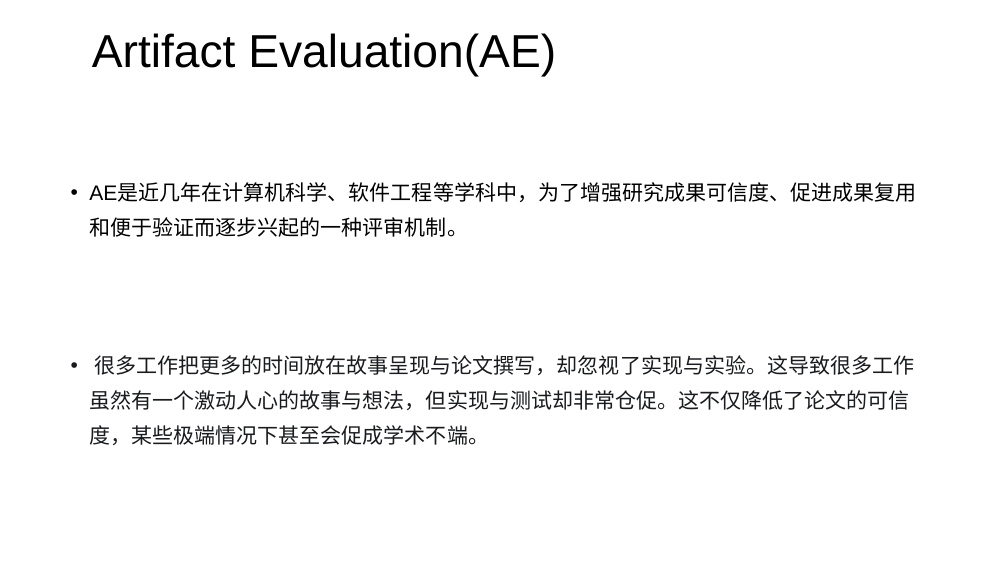
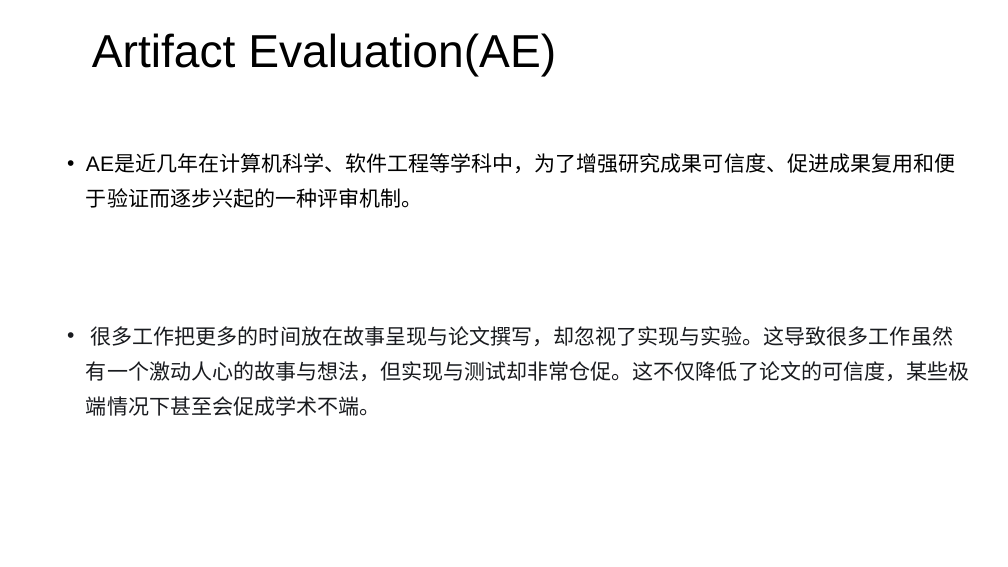
Before and after one commit to fmy-fly/Pre-ppt, a slide deck: slide 4 of AE介绍.pptx. Drawn at 1008x567 pixels with LibreOffice and Linux fonts; fonts in the diff are those of the drawing. Boxes give left, top, right and bottom in pixels: in the first picture for what was removed or moved away, otherwise in the second. Text is boxed around its words. In the diff, an @@ line names an element or a change of style, - is before the commit and + after.

```diff
--- a/AE介绍.pptx
+++ b/AE介绍.pptx
@@ text "AE是近几年在计算机科学、软件工程等学科中，为了增强研究成果可信度、促进成果复用和便于验证而逐步兴起的一种评审机制。" rewrapped from <box>89,184,916,445</box> to <box>86,154,969,416</box> @@
```
Also in this commit, not shown: 18 other slides changed, 2 slides added, 1 slide removed.
